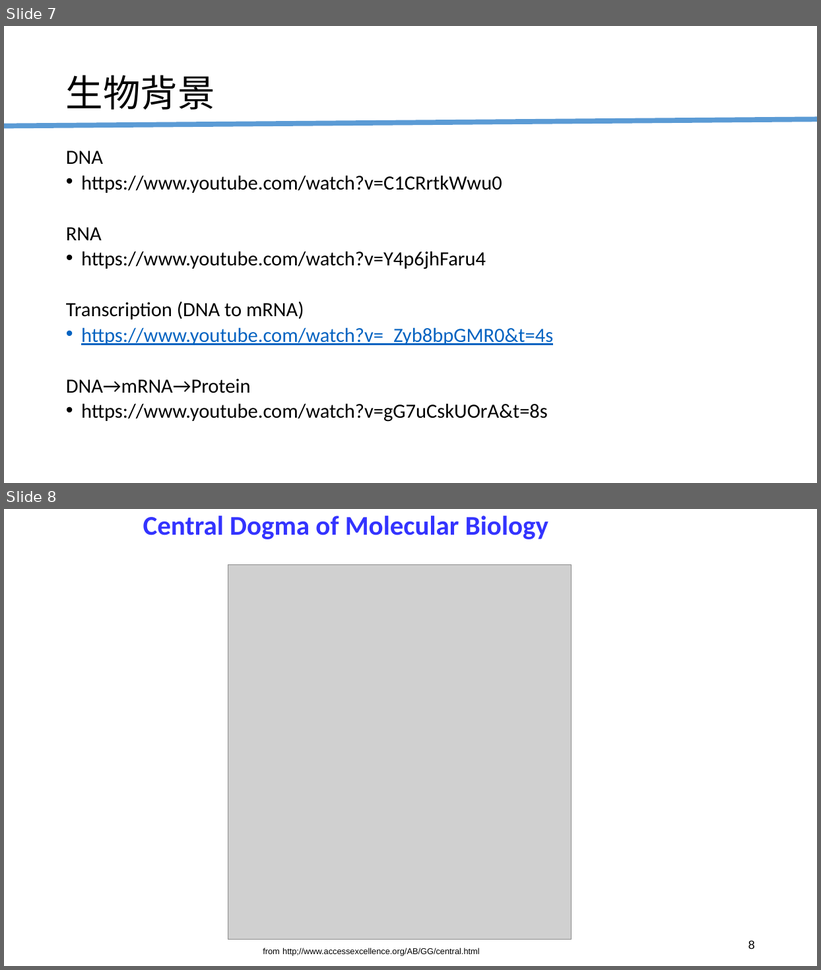
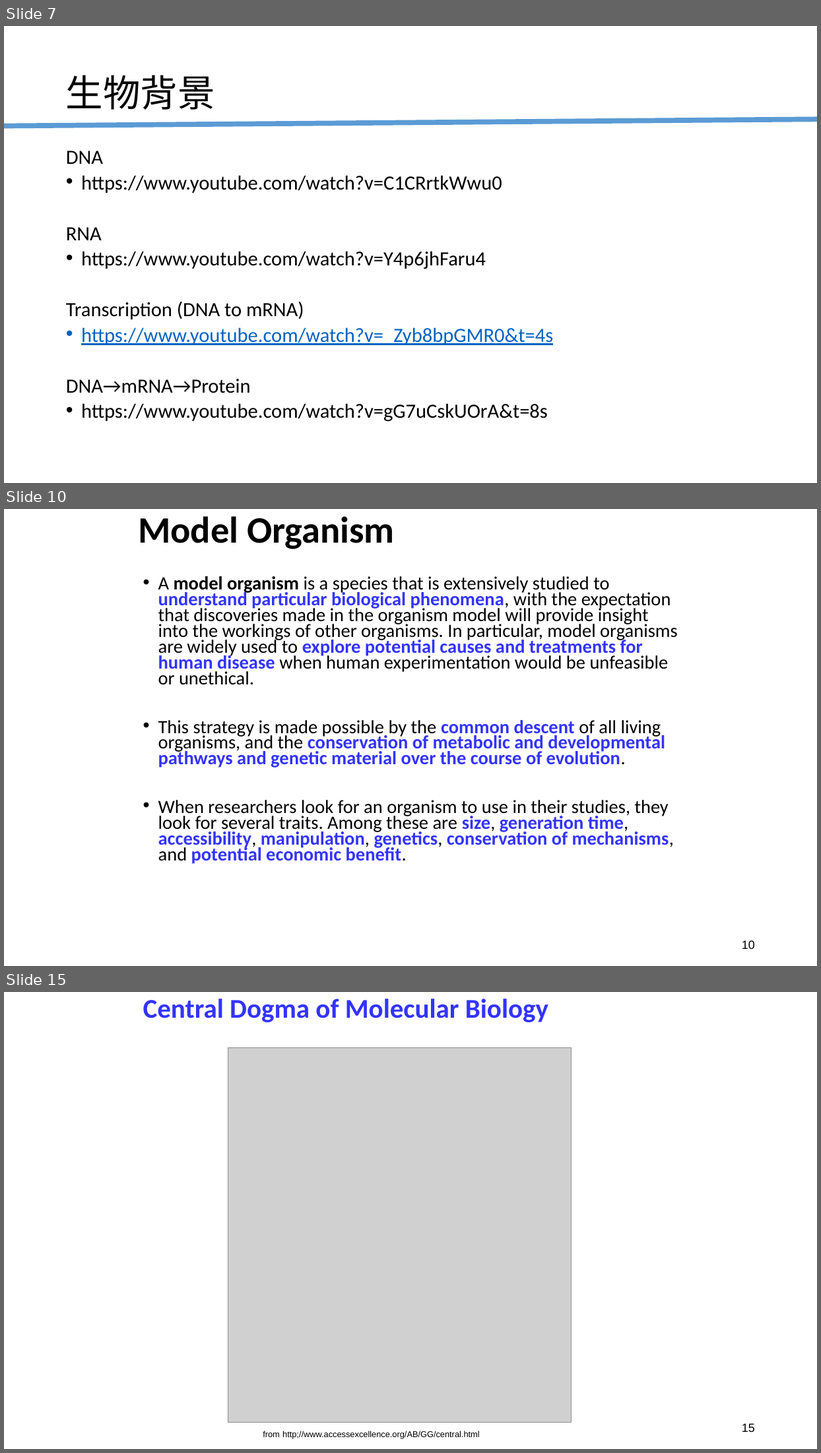
Before and after one commit to RyanCCJ/2022_Lab_Training, a slide deck: Homework/2022年暑期新生訓練成果project.pptx. Shown one above the other, each under a label of ours: slides 7 and 8 before the commit, slides 7, 10 and 15 after it; the slides between them are not shown. The pictures are 821x970 and 821x1453 pixels, drawn with LibreOffice and Linux fonts; fonts in the diff are those of the drawing; grey boxes stand for pictures. Boxes give left, top, right and bottom in pixels: in the first picture for what was removed or moved away, otherwise in the second. Text is boxed around its words. In the diff, an @@ line names an element or a change of style, - is before the commit and + after.

```diff
--- a/Homework/2022年暑期新生訓練成果project.pptx
+++ b/Homework/2022年暑期新生訓練成果project.pptx
@@ slide 10 added at bbox=[4, 509, 817, 966], background #FFFFFF @@
@@ title added at bbox=[138, 516, 395, 549], 44 pt, text #000000, bold @@
+Model Organism
@@ text added at bbox=[158, 576, 678, 864], 22.2 pt, text #000000 @@
+• A model organism is a species that is extensively studied to understand particular biological phenomena, with the expectation that discoveries made in the organism model will provide insight into the workings of other organisms. In particular, model organisms are widely used to explore potential causes and treatments for human disease when human experimentation would be unfeasible or unethical.
+• This strategy is made possible by the common descent of all living organisms, and the conservation of metabolic and developmental pathways and genetic material over the course of evolution.
+• When researchers look for an organism to use in their studies, they look for several traits. Among these are size, generation time, accessibility, manipulation, genetics, conservation of mechanisms, and potential economic benefit.
@@ page number added at bbox=[742, 941, 755, 949], 14 pt, text #000000 @@
+10
@@ what was slide 8 is now slide 15 @@
@@ page number at bbox=[742, 1424, 755, 1432]: text changed @@
-8
+15
```
Also in this commit, not shown: 4 slides changed, 6 other slides added.
